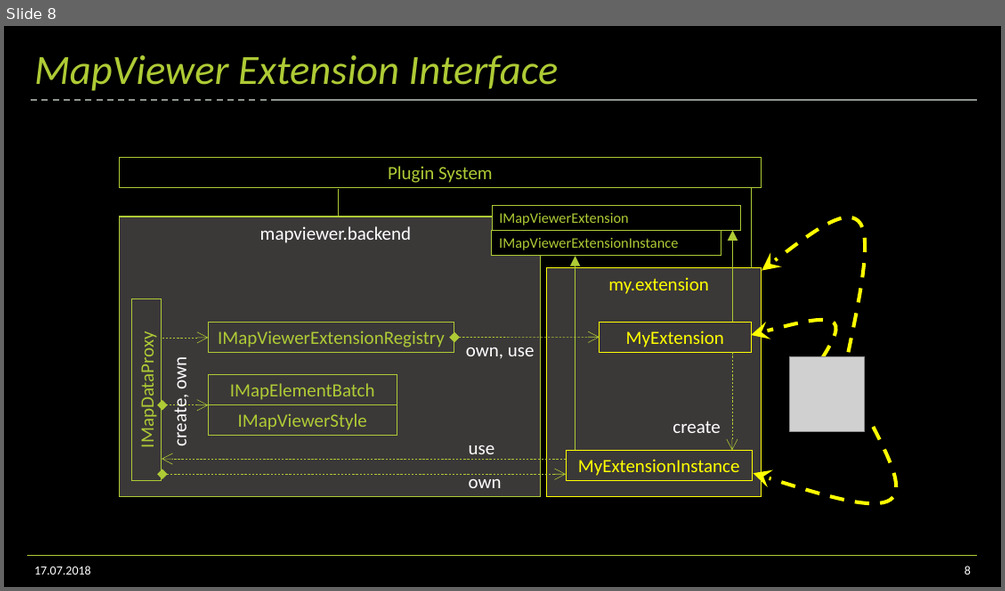
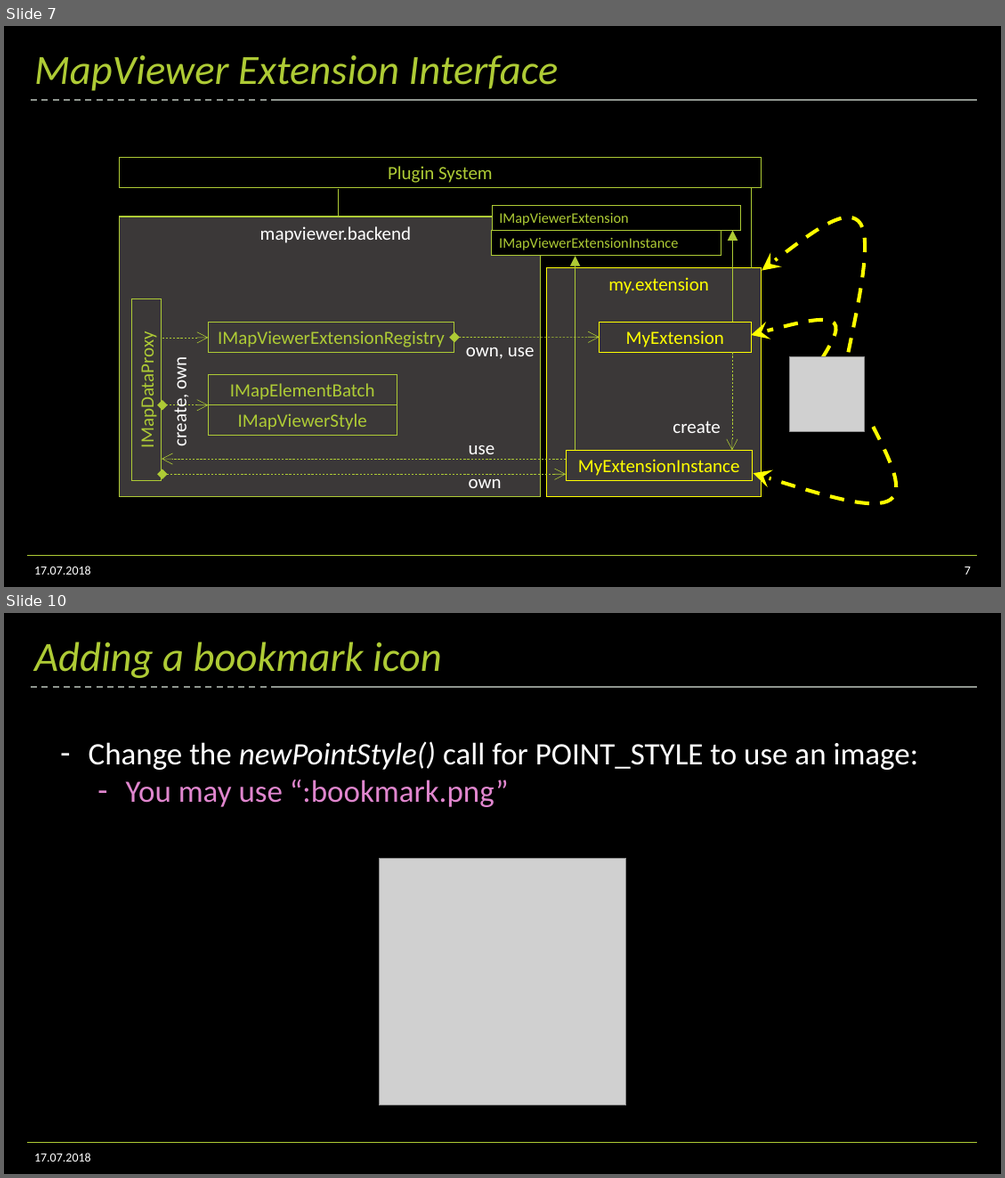
Before and after one commit to Klebert-Engineering/td-2019-mapviewer-ext, a slide deck: workshop.pptx. Shown one above the other, each under a label of ours: slide 8 before the commit, slides 7 and 10 after it; the slides between them are not shown. The pictures are 1005x591 and 1005x1178 pixels, drawn with LibreOffice and Linux fonts; fonts in the diff are those of the drawing; grey boxes stand for pictures; background and template pictures are left out. Boxes give left, top, right and bottom in pixels: in the first picture for what was removed or moved away, otherwise in the second. Text is boxed around its words. In the diff, an @@ line names an element or a change of style, - is before the commit and + after.

```diff
--- a/workshop.pptx
+++ b/workshop.pptx
@@ slide 10 added at (4,613,1001,1174), background #000000; not listed: 3 template elements that a slide beside it also shows @@
@@ title added at (34,641,442,678), 40 pt, text #AECB35, italic @@
+Adding a bookmark icon
@@ text added at (89,741,919,807), 30 pt, text #FFFFFF @@
+– Change the newPointStyle() call for POINT_STYLE to use an image:
+  – You may use “:bookmark.png”
@@ picture added at (379,859,626,1106) @@
@@ text added at (34,1152,91,1161), 12 pt, text #FFFFFF @@
+17.07.2018
@@ what was slide 8 is now slide 7 @@
@@ page number at (964,566,971,574): text changed @@
-8
+7
```
Also in this commit, not shown: 1 slide changed, 4 other slides added, 21 slides removed, 2 other files.
